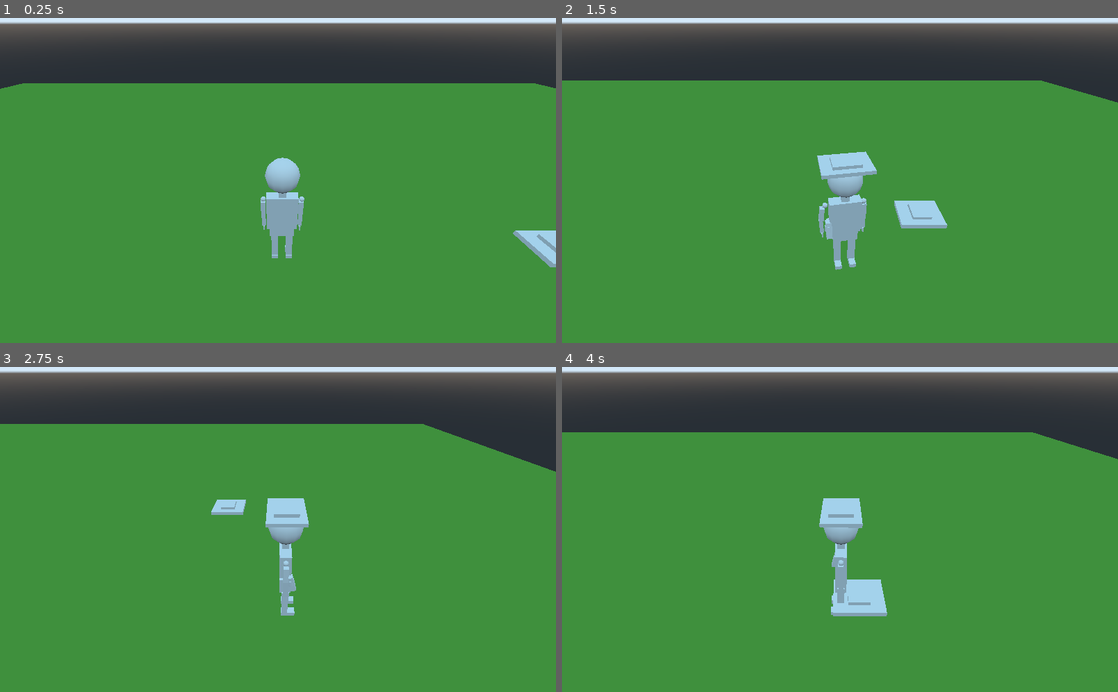
Above: before the commit, frames 1-4 (two rows, left to right).
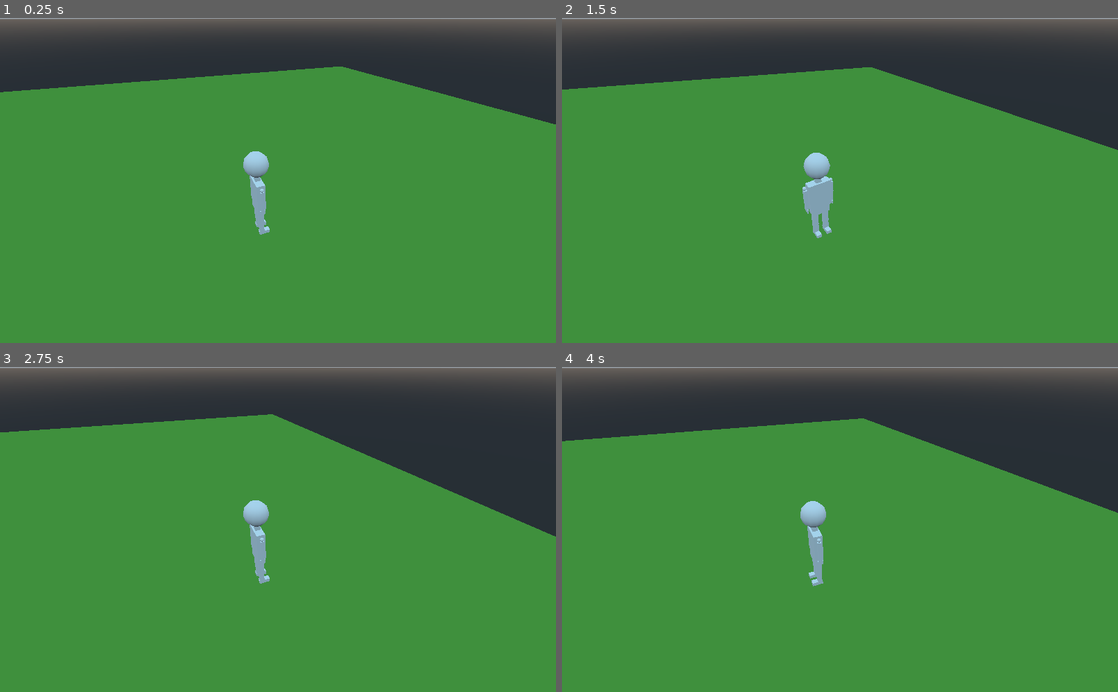
Above: after the commit, the same moments.

Repository: Cartogy/gwj_25
Game: Godot game, scene res://Scenes/TestingScenes/PrototypeItems.tscn
Two runs of this game, one before a commit and one after it. Both use one fixed random seed, a clock stepped at 60 frames per second and the inputs below. The project has no main scene, so this scene is started directly.
Inputs:
- Up to frame 1 (0.25 s): no input
- Up to frame 2 (1.5 s): tap Enter at 0.5 s; hold D (right) 0.53-1.28 s; hold E (pick_item) 0.53-1.28 s; hold S (backward) from 1.28 s (still down); tap E (pick_item) at 1.35 s
- Up to frame 3 (2.75 s): release S (backward) at 2.03 s; hold D (right) from 2.03 s (still down); hold E (pick_item) from 2.03 s (still down)
- Up to frame 4 (4 s): release D (right) at 2.78 s; release E (pick_item) at 2.78 s; hold W (forward) 2.78-3.53 s; tap E (pick_item) at 2.85 s; hold A (left) from 3.53 s (still down); hold E (pick_item) from 3.53 s (still down)

The runs differ from the first frame. In frame 1, 7.8% of the frame differs, in the area x 0-100%, y 0-77%; in frame 2, 10%; in frame 3, 11%; in frame 4, 10%.

Commit message:
Have camera be postioned in a diagonal manner. Player move according to rotation of the camera

Diff:
--- a/Scenes/Costumes/DummySlinger/revolver_damager_container.gd
+++ b/Scenes/Costumes/DummySlinger/revolver_damager_container.gd
@@ -2,6 +2,7 @@
 
 export (String, FILE, "*.tscn") var bullet
 
+# Gathers data from the Damage Container
 func shoot():
 	#Instanstiate Buller
 	pass
--- /dev/null
+++ b/Scenes/Damagers/Katana/katana_model.tscn
@@ -0,0 +1,21 @@
+[gd_scene format=2]
+
+[node name="Katana" type="Spatial"]
+
+[node name="Sword" type="CSGBox" parent="."]
+transform = Transform( 1, 0, 0, 0, 1, 0, 0, 0, 1, 0, 0, 0.124124 )
+width = 0.021385
+height = 0.00848473
+depth = 0.238818
+
+[node name="Hilt" type="CSGBox" parent="."]
+transform = Transform( 1, 0, 0, 0, 1, 0, 0, 0, 1, 0, 0, -0.0271718 )
+width = 0.0143608
+height = 0.0123548
+depth = 0.0388386
+
+[node name="Hilt2" type="CSGBox" parent="."]
+transform = Transform( 1, 0, 0, 0, 1, 0, 0, 0, 1, 0, 0, 8.29697e-05 )
+width = 0.048558
+height = 0.0151196
+depth = 0.0159418
--- a/Scenes/PlayerController/PlayerController.tscn
+++ b/Scenes/PlayerController/PlayerController.tscn
@@ -9,4 +9,4 @@
 [node name="Player" parent="." instance=ExtResource( 2 )]
 
 [node name="Camera" type="Camera" parent="Player"]
-transform = Transform( -1, 0, -3.25841e-07, -1.83037e-07, 0.827316, 0.561737, 2.69574e-07, 0.561737, -0.827316, 0.0295572, 1.63051, -1.24575 )
+transform = Transform( -0.375448, 0.531616, -0.759226, 0, 0.819152, 0.573577, 0.926843, 0.215348, -0.307549, -1.69804, 1.86252, -0.457857 )
--- a/Scenes/PlayerController/controller.gd
+++ b/Scenes/PlayerController/controller.gd
@@ -18,6 +18,7 @@
 			velocity = Vector3(Input.get_action_strength("right") - Input.get_action_strength("left"),
 			0,
 			Input.get_action_strength("backward") - Input.get_action_strength("forward"))
+			velocity = convert_coordinates($Player/Camera.rotation.y, velocity)
 	else:
 		speed = 0
 
@@ -39,3 +40,28 @@
 
 func near_item() -> bool:
 	return $Player/ItemListener.near_item
+
+func convert_coordinates(cam_angle, dir: Vector3):
+
+	# Percentage to full rotating
+	var x_amount = -sin(cam_angle)    # Go along the Up axis
+	var z_amount = cos(cam_angle)     # Go along the Side Axis
+	# Values always going to be between -1, 1
+	var x = x_amount * dir.z
+	var z = z_amount * dir.x
+
+	x = to_unit(x)
+	z = to_unit(z)
+
+	# Idea is to swap the direction based on the angle of the camera
+	var velocity = Vector3(x, 0, z)
+	print(velocity)
+	return velocity.normalized()
+
+func to_unit(x):
+	if x == 0:
+		return 0
+	elif x < 0:
+		return -1
+	else:
+		return 1
